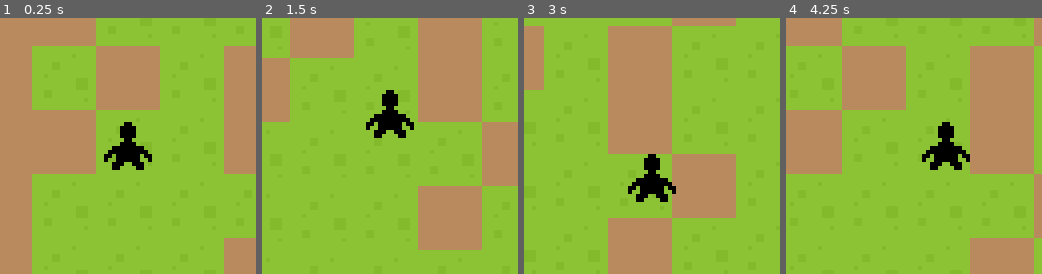
Above: before the commit, frames 1-4 (left to right).
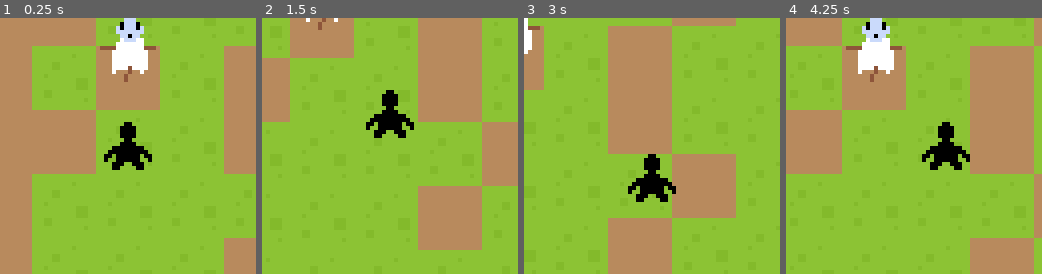
Above: after the commit, the same moments.

Repository: ItsSeaJay/LOWREZJAM2019
Game: Godot game, scene res://Game.tscn
Two runs of this game, one before a commit and one after it. Both use one fixed random seed, a clock stepped at 60 frames per second and the inputs below.
Inputs:
- Up to frame 1 (0.25 s): no input
- Up to frame 2 (1.5 s): tap Enter at 0.5 s; hold Right (move_right) 0.53-1.28 s; tap X (combat_attack) at 0.6 s; hold Down (move_down) from 1.28 s (still down); tap Z (combat_aim) at 1.35 s
- Up to frame 3 (3 s): tap X (combat_attack) at 1.55, 2.1, 2.85 s; release Down (move_down) at 2.03 s; hold Right (move_right) 2.03-2.78 s; hold Up (move_up) from 2.78 s (still down)
- Up to frame 4 (4.25 s): release Up (move_up) at 3.53 s; hold Left (move_left) from 3.53 s (still down); tap Z (combat_aim) at 3.6 s; tap X (combat_attack) at 3.8 s

The runs differ from the first frame. In frame 1, 2.5% of the frame differs, in the area x 39-61%, y 0-25%; in frame 2, 0.1%; in frame 3, 0.4%; in frame 4, 2.5%.

Commit message:
Add additional signals for enemy death and damage

Diff:
--- a/godot/Game.tscn
+++ b/godot/Game.tscn
@@ -1,8 +1,9 @@
-[gd_scene load_steps=4 format=2]
+[gd_scene load_steps=5 format=2]
 
 [ext_resource path="res://Game.gd" type="Script" id=1]
 [ext_resource path="res://maps/default/DefaultMap.tscn" type="PackedScene" id=2]
 [ext_resource path="res://characters/player/Player.tscn" type="PackedScene" id=3]
+[ext_resource path="res://characters/enemies/scarecrow/Scarecrow.tscn" type="PackedScene" id=4]
 
 [node name="Game" type="Node2D"]
 script = ExtResource( 1 )
@@ -13,3 +14,6 @@
 
 [node name="Player" parent="Characters" instance=ExtResource( 3 )]
 position = Vector2( 184, 56 )
+
+[node name="Scarecrow" parent="Characters" instance=ExtResource( 4 )]
+position = Vector2( 184, 32 )
--- /dev/null
+++ b/godot/characters/enemies/Enemy.gd
@@ -0,0 +1,19 @@
+extends Node
+
+class_name Enemy
+
+var health = 100
+
+signal enemy_killed
+signal enemy_hurt
+
+func get_health():
+	return health
+
+func damage(amount):
+	health = max(health - amount, 0)
+
+	emit_signal("enemy_hurt")
+
+	if health == 0:
+		emit_signal("enemy_killed")
--- /dev/null
+++ b/godot/characters/enemies/scarecrow/Scarecrow.gd
@@ -0,0 +1,11 @@
+extends "res://characters/enemies/Enemy.gd"
+
+func _ready():
+	self.connect("enemy_hurt", self, "_on_damage_taken")
+	self.connect("enemy_killed", self, "_on_death")
+
+func _on_damage_taken():
+	print("hurt")
+
+func _on_death():
+	print("death")
--- /dev/null
+++ b/godot/characters/enemies/scarecrow/Scarecrow.tscn
@@ -0,0 +1,23 @@
+[gd_scene load_steps=4 format=2]
+
+[ext_resource path="res://characters/enemies/scarecrow/Scarecrow.gd" type="Script" id=1]
+[ext_resource path="res://characters/enemies/scarecrow/scarecrow.png" type="Texture" id=2]
+
+[sub_resource type="CapsuleShape2D" id=1]
+radius = 3.44067
+height = 5.67916
+
+[node name="Scarecrow" type="KinematicBody2D"]
+script = ExtResource( 1 )
+
+[node name="CollisionShape2D" type="CollisionShape2D" parent="."]
+shape = SubResource( 1 )
+__meta__ = {
+"_edit_lock_": true
+}
+
+[node name="Sprite" type="Sprite" parent="."]
+texture = ExtResource( 2 )
+__meta__ = {
+"_edit_lock_": true
+}
--- a/godot/characters/player/Player.gd
+++ b/godot/characters/player/Player.gd
@@ -14,6 +14,8 @@
 
 onready var inventory = $Interface/Inventory
 onready var equipment = inventory.items[0]
+
+const Enemy = preload("res://characters/enemies/Enemy.gd")
 
 var health : int = 100
 var velocity : Vector2
@@ -91,7 +93,24 @@
 
 func handle_attacking():
 	if Input.is_action_just_pressed("combat_attack"):
-		print("attack")
+		attack()
+
+func attack():
+	var space_state = get_world_2d().direct_space_state
+	var result = space_state.intersect_ray(
+		self.position, # Origin
+		self.position + (self.look_target * equipment["range"]), # Target destination
+		# Collision exceptions list
+		[
+			self
+		]
+	)
+
+	# If the attack hit
+	if result.size() > 0:
+		var enemy = result["collider"] as Enemy
+		enemy.damage(33)
+		print(enemy.get_health())
 
 func transition(state):
 	match state:
--- a/godot/interface/inventory/Inventory.gd
+++ b/godot/interface/inventory/Inventory.gd
@@ -9,7 +9,8 @@
 
 var items = [
 	{
-		"name": "Handgun"
+		"name": "Handgun",
+		"range": 64.0
 	}
 ]
 var options = []
--- a/godot/project.godot
+++ b/godot/project.godot
@@ -9,12 +9,18 @@
 config_version=4
 
 _global_script_classes=[ {
+"base": "Node",
+"class": "Enemy",
+"language": "GDScript",
+"path": "res://characters/enemies/Enemy.gd"
+}, {
 "base": "KinematicBody2D",
 "class": "Player",
 "language": "GDScript",
 "path": "res://characters/player/Player.gd"
 } ]
 _global_script_class_icons={
+"Enemy": "",
 "Player": ""
 }
 
Binary file added: godot/characters/enemies/scarecrow/scarecrow.png
Not shown, added: godot/characters/enemies/scarecrow/scarecrow.png.import
Not shown, added: assets/characters/enemies/scarecrow/scarecrow.aseprite
Not shown, added: assets/characters/enemies/scarecrow/scarecrow.png
Not shown, added: assets/items/equipment/pistol/171237__alukahn__gunshot1.wav
Not shown, added: assets/items/equipment/pistol/427592__michorvath__9mm-pistol-shot.wav
